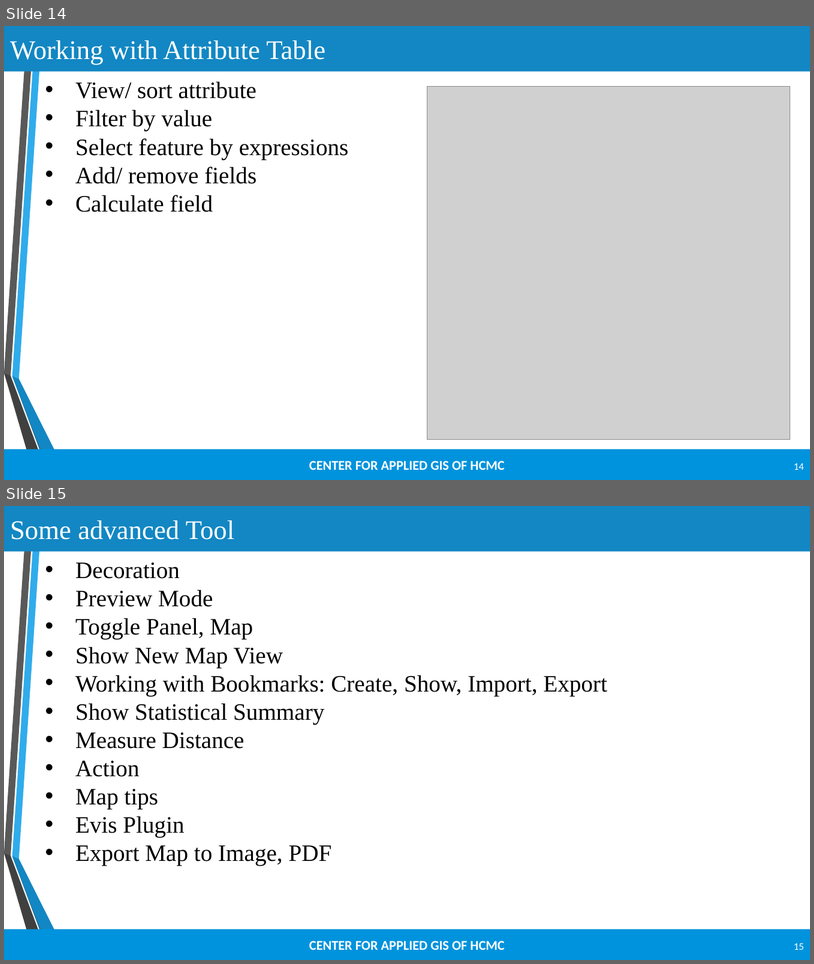
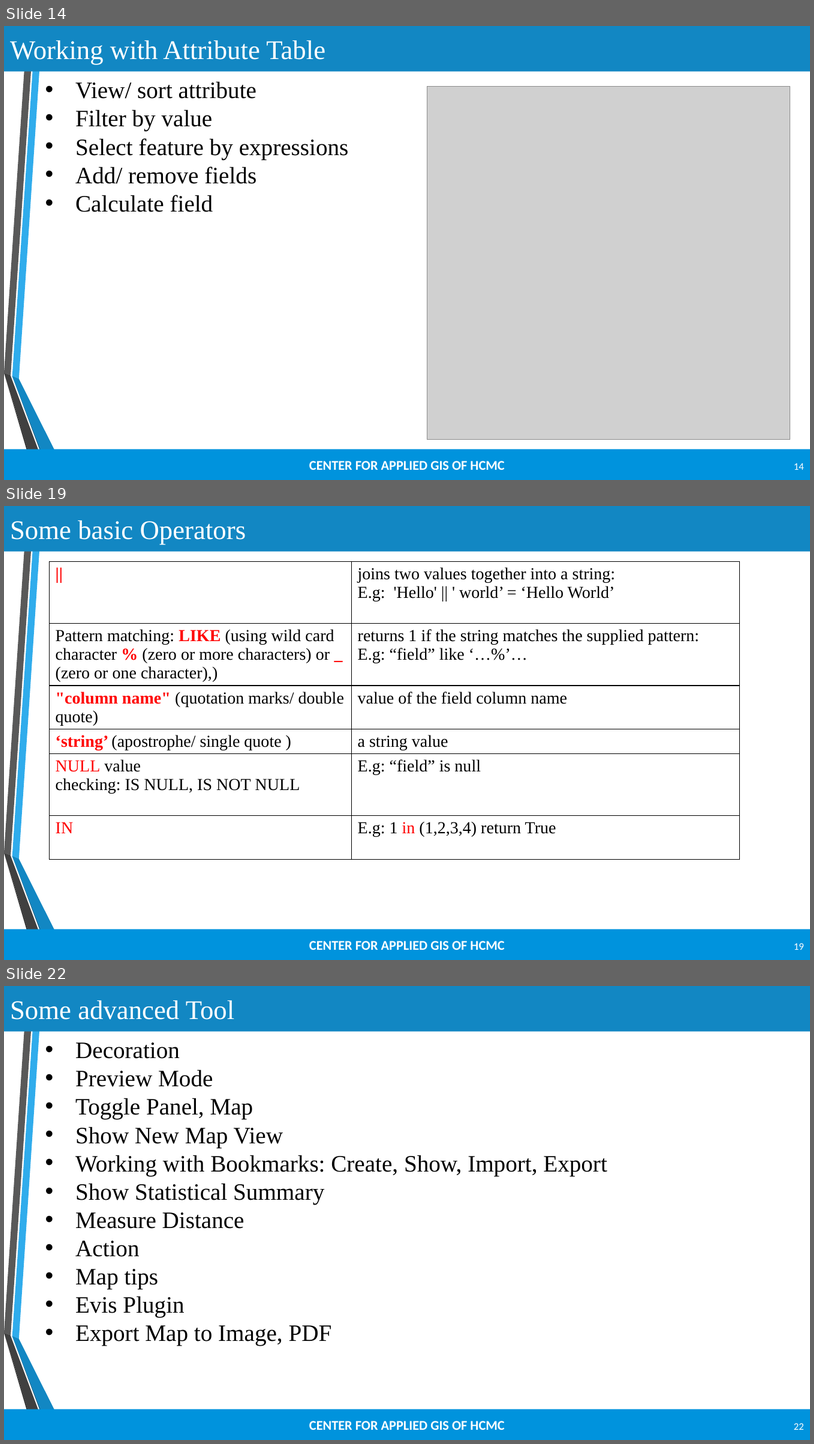
Before and after one commit to lebuu2512/QGIS-Training, a slide deck: Unit 2.pptx. Shown one above the other, each under a label of ours: slides 14 and 15 before the commit, slides 14, 19 and 22 after it; the slides between them are not shown. The pictures are 814x964 and 814x1444 pixels, drawn with LibreOffice and Linux fonts; fonts in the diff are those of the drawing; grey boxes stand for pictures; background and template pictures are left out. Boxes give left, top, right and bottom in pixels: in the first picture for what was removed or moved away, otherwise in the second. Text is boxed around its words. In the diff, an @@ line names an element or a change of style, - is before the commit and + after.

```diff
--- a/Unit 2.pptx
+++ b/Unit 2.pptx
@@ slide 19 added at (4, 506, 810, 960), background #FFFFFF; not listed: 7 template elements that a slide beside it also shows @@
@@ title added at (4, 506, 810, 552), fill #1287C3, 32 pt, text #FFFFFF @@
+Some basic Operators
@@ table added at (50, 562, 740, 880), 6 rows, 2 columns @@
+|| | joins two values together into a string: / E.g: 'Hello' || ' world’ = ‘Hello World’
+Pattern matching: LIKE (using wild card character % (zero or more characters) or _ (zero or one character),) | returns 1 if the string matches the supplied pattern: / E.g: “field” like ‘…%’…
+"column name" (quotation marks/ double quote) | value of the field column name
+‘string’ (apostrophe/ single quote ) | a string value
+NULL value checking: IS NULL, IS NOT NULL | E.g: “field” is null
+IN | E.g: 1 in (1,2,3,4) return True
@@ page number added at (794, 943, 804, 949), 12 pt, text #FFFFFF @@
+19
@@ what was slide 15 is now slide 22 @@
@@ page number at (794, 1423, 804, 1429): text changed @@
-15
+22
```
Also in this commit, not shown: 1 slide changed, 5 other slides added, 1 other file.
